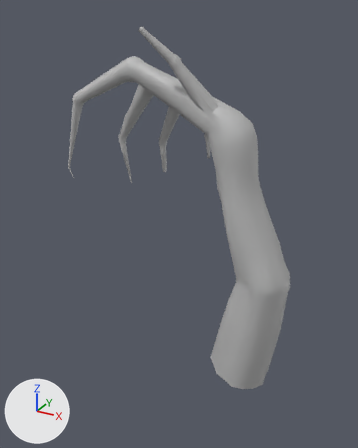
The FBX model Assets/Models/Models_Final/Handbaum2.fbx, before and after one commit.
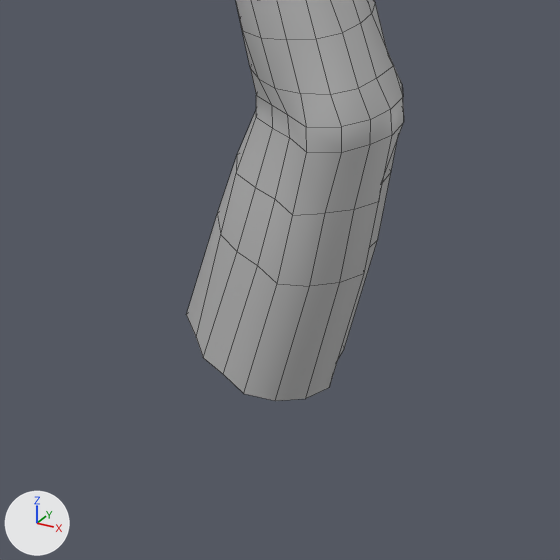
There are two pictures of each version: one whole from a 50 mm lens placed at (0.0639, -0.1705, 0.1481), pointed at (-0.0338, 0.0071, 0.0593), one close up on the part from 40% to 97% of the width and 54% to 100% of the height. Every picture has the same lights, and +X, +Y and +Z are marked at lower left. The close-ups show mesh edges as thin lines. Where no turn or scale is listed for an object, it has been applied to the vertices. Vertices at the same position are counted once.
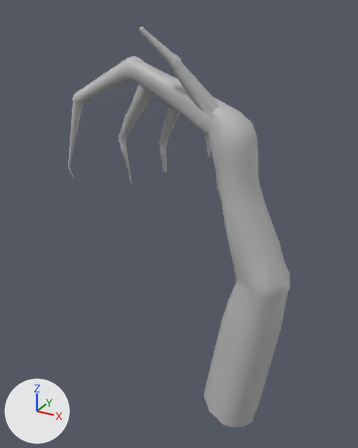
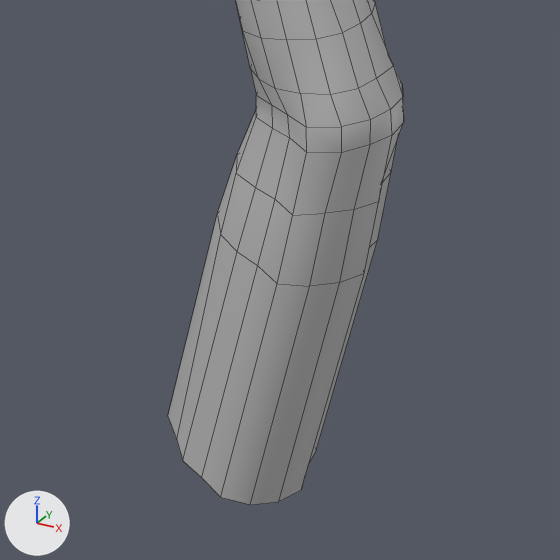
The change, as JSON lines over the scene's bpy script:
```json
{"block": "me_mesh_008", "where": "me_mesh_008.from_pydata(...)  # 996 vertices, 973 faces; spans x -0.0824..0.0265, y -0.0196..0.0299, z -0.1107..0.0386"}
{"block": "me_mesh_008", "where": "# used by ob_polysurface4; location = (-0.0065, 0.0, 0.1053)"}
{"block": "me_mesh_008", "change": "me_mesh_008 part 1: all 16 vertices in x -0.0074..0.0194, y -0.01..0.0154, z -0.1107..-0.1078 are moved by (-0.0041, 0.0023, -0.0262)"}
```

What differs and where, as boxes (x1, y1, x2, y2) in the close-ups (560 x 560 px; the box of a moved part takes in the faces that stretch with it):
```json
{"object": "polySurface4", "change": "reshaped", "before": [186, 0, 404, 401], "after": [168, 0, 404, 505]}
{"part": 1, "of": "me_mesh_008", "change": "moved or reshaped", "before": [186, 216, 377, 401], "after": [168, 216, 377, 505]}
```
